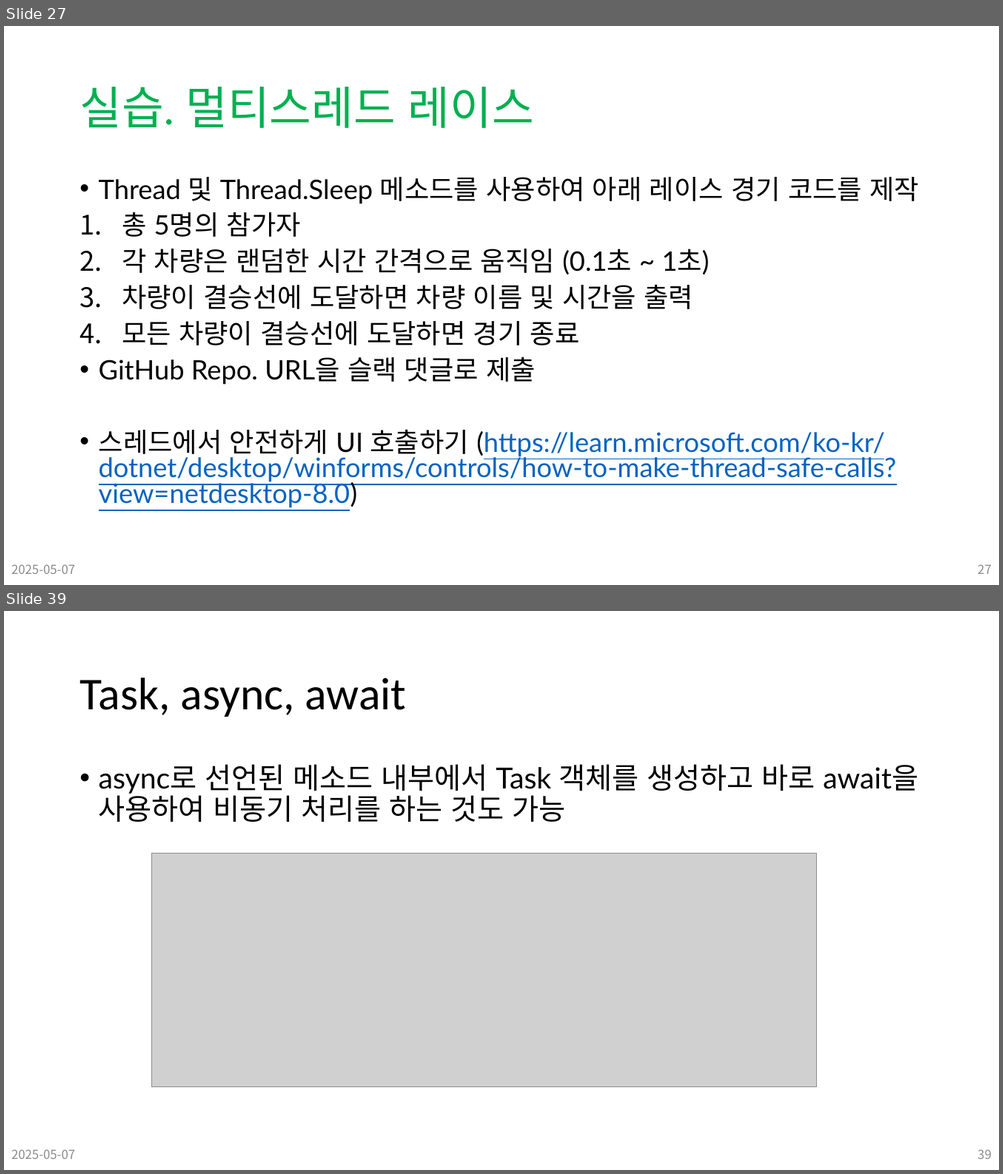
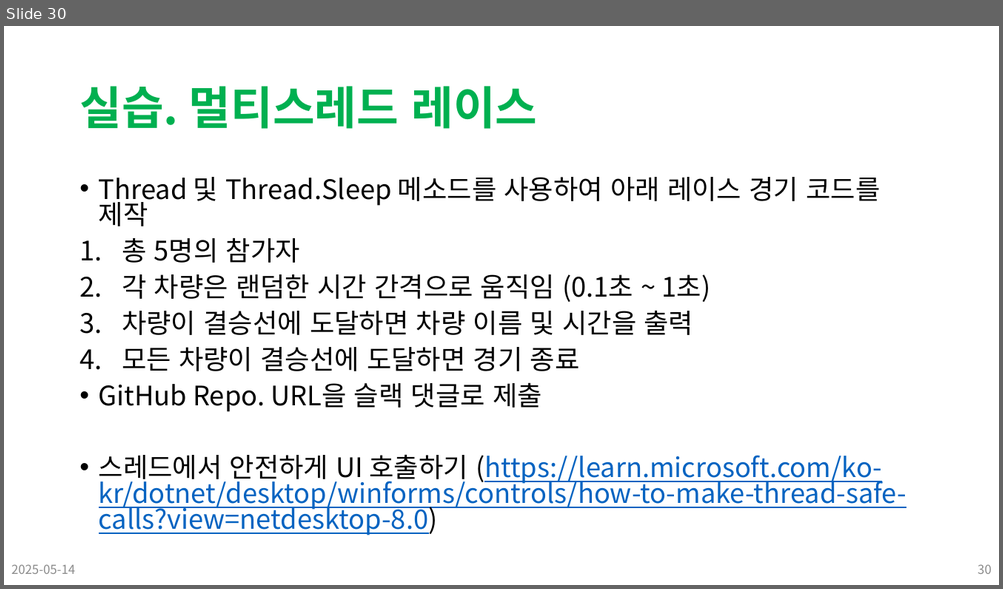
Before and after one commit to Leader-Lesson/KDT_SF_Short_5th, a slide deck: material/14_CSharp_심화문법 (컬렉션).pptx. Shown one above the other, each under a label of ours: slides 27 and 39 before the commit, slide 30 after it; the slides between them are not shown. The pictures are 1003x1174 and 1003x589 pixels, drawn with LibreOffice and Linux fonts; fonts in the diff are those of the drawing; grey boxes stand for pictures; background and template pictures are left out. Boxes give left, top, right and bottom in pixels: in the first picture for what was removed or moved away, otherwise in the second. Text is boxed around its words. In the diff, an @@ line names an element or a change of style, - is before the commit and + after.

```diff
--- a/material/14_CSharp_심화문법 (컬렉션).pptx
+++ b/material/14_CSharp_심화문법 (컬렉션).pptx
@@ slide 39 removed at (4, 611, 999, 1170), background #FFFFFF @@
@@ title removed at (79, 678, 407, 717) @@
-Task, async, await
@@ text removed at (99, 764, 918, 822) @@
-• async로 선언된 메소드 내부에서 Task 객체를 생성하고 바로 await을 사용하여 비동기 처리를 하는 것도 가능
@@ picture removed at (152, 854, 817, 1088) @@
@@ text removed at (11, 1150, 75, 1159) @@
-2025-05-07
@@ page number removed at (977, 1150, 991, 1159) @@
-39
@@ what was slide 27 is now slide 30 @@
@@ slide 30 changed as well @@
@@ title "실습. 멀티스레드 레이스" at (79, 86, 538, 129): font Calibri to Noto Sans CJK KR, bold on @@
@@ text "Thread 및 Thread.Sleep 메소드를 사용하여 ..." at (99, 177, 906, 536): font Lato to Noto Sans CJK KR @@
@@ text at (11, 565, 75, 574): text changed @@
-2025-05-07
+2025-05-14
@@ page number at (977, 565, 991, 574): text changed @@
-27
+30
```
Also in this commit, not shown: 26 other slides changed, 3 slides added, 15 other slides removed, 27 other files.
